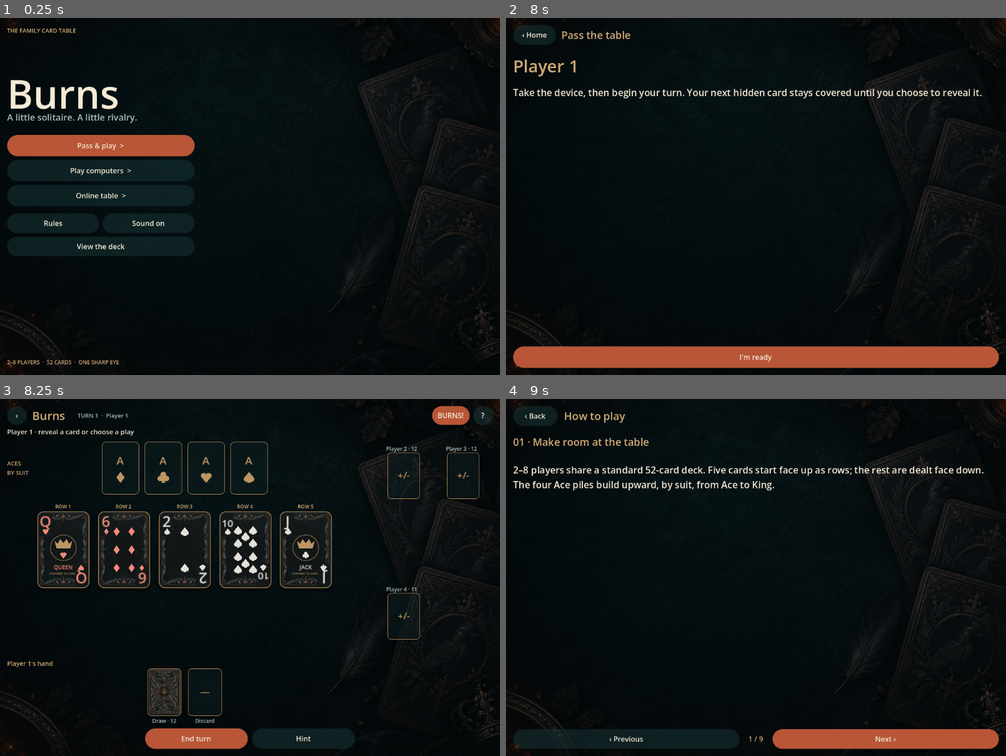
Above: before the commit, frames 1-4 (two rows, left to right).
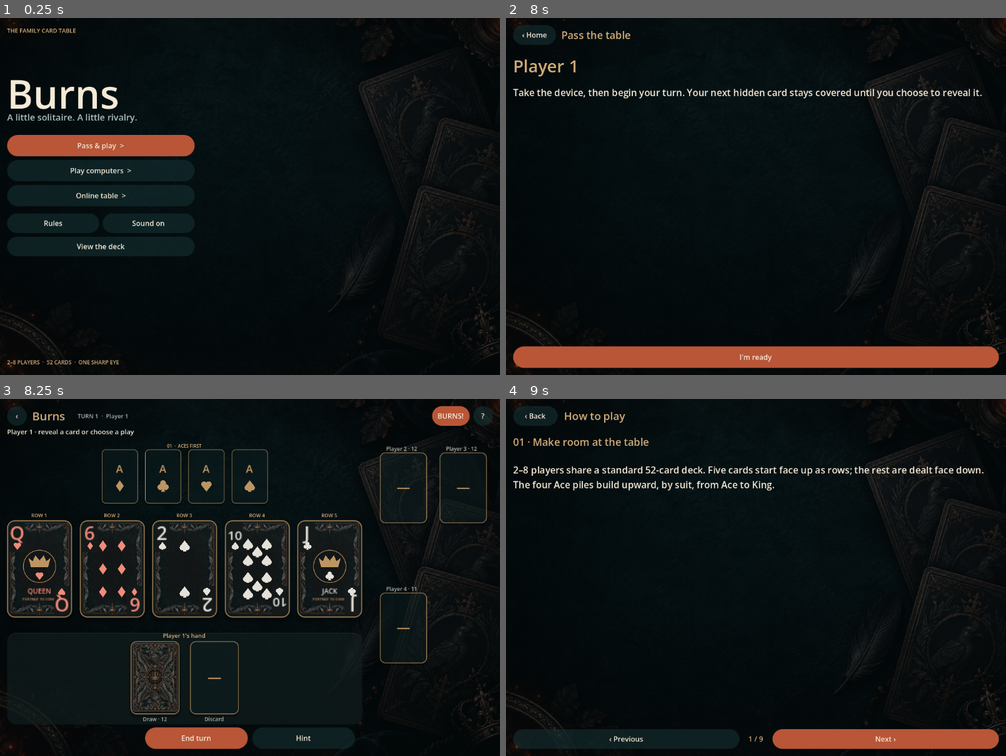
Above: after the commit, the same moments.

Repository: PatGuettler/burns
Game: Godot game, scene res://scenes/main.tscn
Same seed, same stepped clock (60 frames per second), same inputs: the game is played once before the commit and once after it.
Inputs:
- Up to frame 1 (0.25 s): no input
- Up to frame 2 (8 s): click "Rules" at 0.5 s; click "Next ›" at 1.25 s; click "Next ›" at 2 s; click "‹ Previous" at 2.75 s; click "‹ Previous" at 3.5 s; click "‹ Previous" at 4.25 s; click "Next ›" at 5 s; click "‹ Back" at 5.75 s; click "Pass & play >" at 6.5 s; click "Deal a new game" at 7.25 s
- Up to frame 3 (8.25 s): click "I'm ready" at 8 s
- Up to frame 4 (9 s): click "?" at 8.75 s

Frames 1-2 are identical in both runs. In frame 3, 13% of the frame differs, in the area x 1-98%, y 1-99%; in frame 4, nothing differs.

Commit message:
Enlarge mobile hands and keep row art clear of controls

Diff:
--- a/scripts/table_view.gd
+++ b/scripts/table_view.gd
@@ -9,7 +9,7 @@
 var controls: Array[Control] = []
 var hand_seat := 0
 const GOLD := Color("d1ac78")
-const MUTED := Color("a8bdb8")
+const MUTED := Color("a7b3ad")
 const CREAM := Color("f4ead6")
 
 func build(owner_ui: Control, bounds: Vector2) -> void:
@@ -20,7 +20,7 @@
 	var h := bounds.y
 	var wide := (w >= 850 and w / h >= 1.10) or (w / h > 1.55 and w > 620)
 	var small := h < 500
-	var header_h := 42.0
+	var header_h := 44.0
 	place(app._button("‹", app._show_menu), Rect2(0, 0, 44, header_h))
 	label_at("Burns", Rect2(56, 0, 90, header_h), 26, GOLD)
 	var title := "TURN %d" % state.turn
@@ -45,17 +45,17 @@
 		if not app.net.connected: status = "Disconnected · tap Reconnect below"
 	var status_label := label_at(status, Rect2(0, 44, w, 26), 15, CREAM)
 	status_label.tooltip_text = status
-	var footer_h := 46.0
-	var hand_h := clampf(h * 0.19, 98, 150)
+	var footer_h := 48.0
+	var hand_h := clampf(h * 0.27, 118, 240)
 	var hand_y := h - footer_h - hand_h - 10
 	var main_w := w
 	if wide:
 		var side_w := clampf(w * 0.245, 190, 310)
 		main_w = w - side_w - 26
 		_opponents(Rect2(main_w + 26, 84, side_w, h - 84 - footer_h - 8), 2)
-		var foundation_h := clampf(h * 0.16, 55, 118)
+		var foundation_h := clampf(h * 0.18, 56, 142)
 		if small:
-			var hand_width := 140.0
+			var hand_width := 144.0
 			_foundations(Rect2(hand_width + 14, 80, main_w - hand_width - 14, foundation_h))
 			_rows(Rect2(hand_width + 14, 80 + foundation_h + 12, main_w - hand_width - 14, h - footer_h - (80 + foundation_h + 12) - 10))
 			_compact_hand(Rect2(0, 88, hand_width, h - footer_h - 96))
@@ -65,11 +65,18 @@
 	else:
 		var others: int = state.players.size() - 1
 		var opponent_rows := int(ceil(float(others) / 4))
-		var opponent_h := clampf(h * 0.086, 44, 64) + 22
+		var row_gap := clampf(w * 0.022, 5, 18)
+		var row_minimum := (w - row_gap * 4) / 5 * 1.5 + 24
+		var foundation_h := clampf(h * 0.115, 54, 104)
+		var opponent_h := clampf(h * (0.145 if opponent_rows == 1 else 0.12), 52, 132 if opponent_rows == 1 else 108)
+		# Allocate to actual card proportions before expanding any decorative space.
+		var budget := h - footer_h - 78 - 36 - foundation_h - row_minimum
+		opponent_h = minf(opponent_h, maxf(44, (budget - hand_h) / opponent_rows))
+		hand_h = minf(hand_h, budget - opponent_h * opponent_rows)
+		hand_y = h - footer_h - hand_h - 10
 		var opponents_h := opponent_h * opponent_rows
 		_opponents(Rect2(0, 78, w, opponents_h), mini(4, others))
 		var foundation_y := 78 + opponents_h + 8
-		var foundation_h := clampf(h * 0.09, 45, 78)
 		_foundations(Rect2(0, foundation_y, w, foundation_h))
 		var rows_y := foundation_y + foundation_h + 14
 		_rows(Rect2(0, rows_y, w, maxf(65, hand_y - rows_y - 12)))
@@ -131,22 +138,25 @@
 	return button
 
 func _foundations(area: Rect2) -> void:
-	var gap := 12.0
-	var ch := area.size.y
-	var cw := minf(ch * 0.71, (area.size.x - 3 * gap) / 4)
+	var gap := clampf(area.size.x * 0.025, 8, 16)
+	var ch := area.size.y - 17
+	var cw := minf(ch / 1.5, (area.size.x - 3 * gap) / 4)
 	var start := area.position.x + (area.size.x - 4 * cw - 3 * gap) / 2
+	var caption := label_at("01  ·  ACES FIRST", Rect2(area.position.x, area.position.y - 2, area.size.x, 17), 10, GOLD)
+	caption.horizontal_alignment = HORIZONTAL_ALIGNMENT_CENTER
 	for suit in range(4):
 		var pile: Array = state.foundations[suit]
-		var rect := Rect2(start + suit * (cw + gap), area.position.y, cw, ch)
+		var rect := Rect2(start + suit * (cw + gap), area.position.y + 17, cw, ch)
 		_card(rect, int(pile.back()) if not pile.is_empty() else 0, func(): app._target("foundation", suit), {}, false, pile.is_empty(), "A", suit).drop_target = {"kind": "foundation", "index": suit}
-	if area.size.x > 550:
-		label_at("ACES\nBY SUIT", Rect2(area.position.x, area.position.y, 90, area.size.y), 13, GOLD)
 
 func _rows(area: Rect2) -> void:
-	var gap := clampf(area.size.x * 0.025, 6, 24)
-	var cw := minf(116, (area.size.x - gap * 4) / 5)
-	var ch := minf(cw * 1.48, maxf(55, area.size.y - 24))
-	cw = minf(cw, ch / 1.38)
+	var gap := clampf(area.size.x * 0.022, 5, 22)
+	var cw := minf(146, (area.size.x - gap * 4) / 5)
+	var has_sequence := false
+	for pile in state.rows:
+		if pile.size() > 1: has_sequence = true
+	var ch := minf(cw * 1.5, maxf(55, area.size.y - 24 - (24 if has_sequence else 0)))
+	cw = minf(cw, ch / 1.5)
 	var start := area.position.x + (area.size.x - cw * 5 - gap * 4) / 2
 	for row in range(5):
 		var pile: Array = state.rows[row]
@@ -160,16 +170,18 @@
 		var available := maxf(ch, area.size.y - 22)
 		var capacity := maxi(1, int((available - ch) / 23) + 1)
 		var visible := mini(pile.size(), capacity)
-		var step := minf(27, (available - ch) / maxi(1, visible - 1))
+		var step := minf(35, (available - ch) / maxi(1, visible - 1))
 		for visible_index in range(visible):
 			var offset := visible_index if visible_index < visible - 1 else pile.size() - 1
 			var source := {"source": "row", "index": row, "offset": offset}
 			_card(Rect2(x, y + visible_index * step, cw, ch), int(pile[offset]), func(): app._select_or_target(source, "row", row), source)
 		# A fixed tap target exposes every card in a long row through a paginated-free grid.
 		if pile.size() > visible or pile.size() > 1:
-			var inspect: Button = app._button(str(pile.size()) + " cards", func(): app._inspect_row(row))
+			title.hide()
+			var inspect: Button = app._button("%d · %d" % [row + 1, pile.size()], func(): app._inspect_row(row))
+			inspect.tooltip_text = "View all %d cards in row %d" % [pile.size(), row + 1]
 			inspect.add_theme_font_size_override("font_size", 11)
-			place(inspect, Rect2(x, y + available - 24, cw, 24))
+			place(inspect, Rect2(x, area.position.y, cw, 20))
 
 func _opponents(area: Rect2, columns: int) -> void:
 	var others: Array[int] = []
@@ -185,15 +197,16 @@
 		var label := label_at("%s · %d" % [p.name, total], Rect2(origin, Vector2(cell.x - 6, 19)), 12, GOLD if seat == state.active else MUTED)
 		label.horizontal_alignment = HORIZONTAL_ALIGNMENT_CENTER
 		label.tooltip_text = "%s: %d hidden, %d discarded, %d open" % [p.name, p.play_count, p.discard_count, p.reserve_count]
-		if cell.y < 96:
+		if cell.y < 86:
 			_compact_opponent(p, seat, Rect2(origin.x + 3, origin.y + 19, cell.x - 6, cell.y - 22))
 			continue
-		var ch := minf(104, cell.y - 23)
-		var cw := ch * 0.70
+		var ch := minf(158, cell.y - 26)
+		var cw := minf(ch / 1.5, cell.x - 12)
+		ch = cw * 1.5
 		var has_extra: bool = p.held >= 0 or p.reserve_top >= 0
-		if has_extra: cw = minf(cw, (cell.x - 12) / 2); ch = minf(ch, cw * 1.48)
+		if has_extra: cw = minf(cw, (cell.x - 16) / 2); ch = minf(ch, cw * 1.5)
 		var x := origin.x + (cell.x - cw * (2 if has_extra else 1) - (4 if has_extra else 0)) / 2
-		_card(Rect2(x, origin.y + 20, cw, ch), int(p.discard_top), func(): app._pile_action(seat, "discard"), {}, false, p.discard_top < 0, "+/-").drop_target = {"kind": "opponent", "index": seat}
+		_card(Rect2(x, origin.y + 20, cw, ch), int(p.discard_top), func(): app._pile_action(seat, "discard"), {}, false, p.discard_top < 0, "—").drop_target = {"kind": "opponent", "index": seat}
 		if has_extra:
 			var exposed: int = p.held if p.held >= 0 else p.reserve_top
 			_card(Rect2(x + cw + 4, origin.y + 20, cw, ch), exposed, func(): app.message = "Only that player's discard is a destination."; app._show_table())
@@ -202,14 +215,16 @@
 	var p: Dictionary = state.players[hand_seat]
 	var title := "%s's hand" % p.name
 	if state.phase == "penalty": title = "%s · choose a penalty card" % p.name
-	label_at(title, Rect2(area.position, Vector2(area.size.x, 20)), 14, GOLD)
+	_hand_shelf(area)
+	var hand_title := label_at(title, Rect2(area.position, Vector2(area.size.x, 20)), 13, GOLD)
+	hand_title.horizontal_alignment = HORIZONTAL_ALIGNMENT_CENTER
 	var sources := ["play", "discard"]
 	if p.reserve_count > 0: sources.append("reserve")
 	if p.held >= 0: sources.append("held")
-	var gap := 14.0
-	var ch := maxf(48, area.size.y - 40)
-	var cw := minf(ch * 0.72, (area.size.x - (sources.size() - 1) * gap) / sources.size())
-	ch = minf(ch, cw * 1.48)
+	var gap := clampf(area.size.x * 0.03, 10, 24)
+	var ch := maxf(48, area.size.y - 44)
+	var cw := minf(ch / 1.5, (area.size.x - 16 - (sources.size() - 1) * gap) / sources.size())
+	ch = minf(ch, cw * 1.5)
 	var start := area.position.x + (area.size.x - sources.size() * cw - (sources.size() - 1) * gap) / 2
 	for i in range(sources.size()):
 		var kind: String = sources[i]
@@ -219,7 +234,7 @@
 		if kind == "held": card = int(p.held)
 		var source := {"source": kind, "index": 0 if kind == "held" else hand_seat, "offset": 0}
 		var back: bool = kind == "play" and p.play_count > 0
-		var rect := Rect2(start + i * (cw + gap), area.position.y + 22, cw, ch)
+		var rect := Rect2(start + i * (cw + gap), area.position.y + 24 + maxf(0, (area.size.y - 44 - ch) / 2), cw, ch)
 		_card(rect, card, func():
 			if state.phase == "penalty" and hand_seat == app._actor(): app._act({"type": "donate", "source": kind})
 			elif kind == "held": app._select(source)
@@ -227,6 +242,18 @@
 		var caption: String = {"play": "Draw · %d" % p.play_count, "discard": "Discard", "reserve": "Open top", "held": "Play this"}[kind]
 		var label := label_at(caption, Rect2(rect.position.x - 7, rect.end.y, cw + 14, 18), 12, MUTED)
 		label.horizontal_alignment = HORIZONTAL_ALIGNMENT_CENTER
+
+func _hand_shelf(area: Rect2) -> void:
+	# A quiet inset anchors the hand without competing with the engraved artwork.
+	var shelf := Panel.new()
+	shelf.mouse_filter = Control.MOUSE_FILTER_IGNORE
+	var style := StyleBoxFlat.new()
+	style.bg_color = Color(0.07, 0.12, 0.12, 0.64)
+	style.border_color = Color(0.72, 0.57, 0.37, 0.20)
+	style.border_width_top = 1
+	style.set_corner_radius_all(20)
+	shelf.add_theme_stylebox_override("panel", style)
+	place(shelf, Rect2(area.position + Vector2(0, 5), area.size - Vector2(0, 2)))
 
 func _actions(area: Rect2, small: bool) -> void:
 	var items: Array = []
@@ -256,7 +283,7 @@
 	for i in range(items.size()):
 		var item: Array = items[i]
 		var button: Button = app._button(item[0], item[1], item[2])
-		button.add_theme_font_size_override("font_size", 14 if small else 16)
+		button.add_theme_font_size_override("font_size", 12 if items.size() > 2 else (14 if small else 16))
 		place(button, Rect2(start + i * (bw + gap), area.position.y, bw, area.size.y))
 
 func _compact_opponent(p: Dictionary, seat: int, area: Rect2) -> void:
